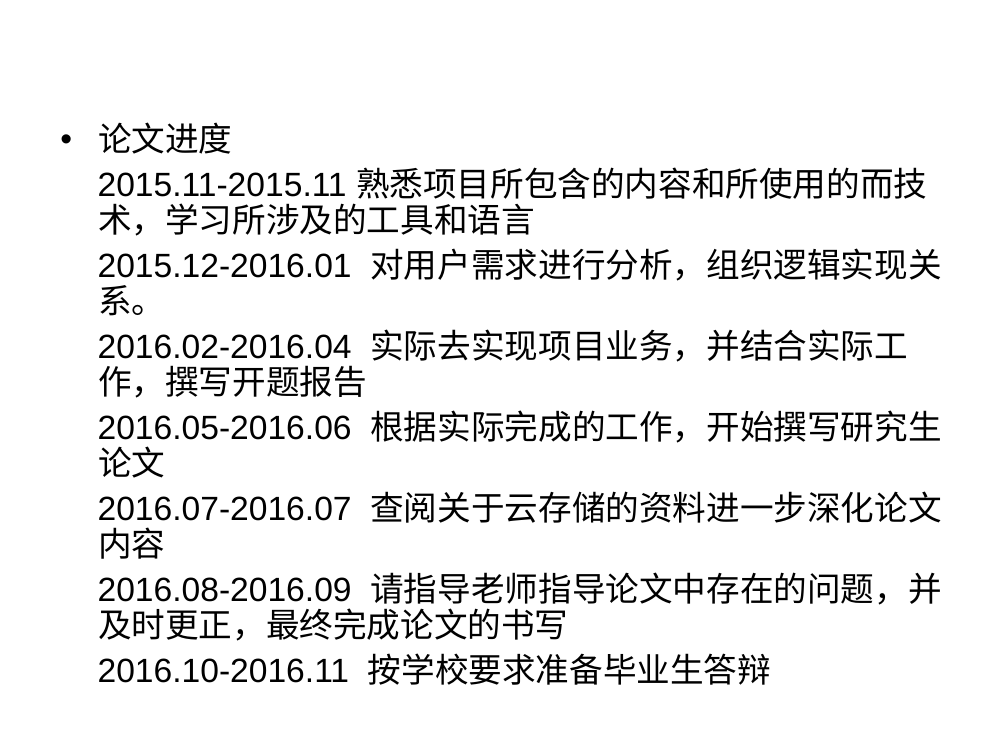
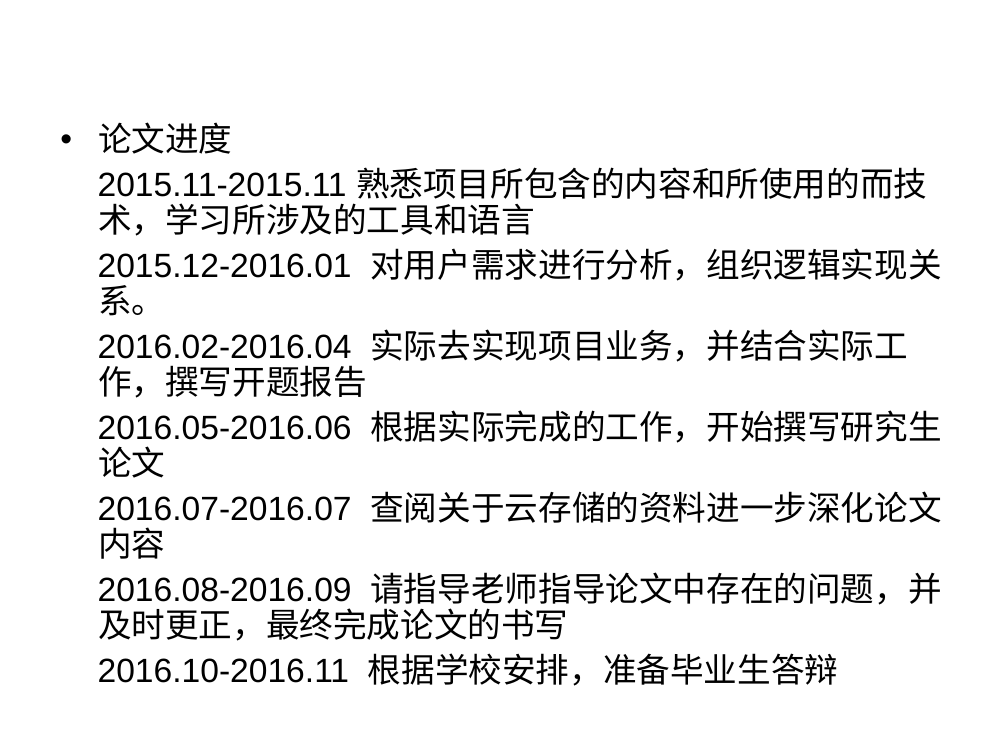
Before and after one commit to liaoliaoanxiao/mediumRepy, a slide deck: slide 13 of 中期答辩.ppt. Drawn at 1008x756 pixels with LibreOffice and Linux fonts; fonts in the diff are those of the drawing; background and template pictures are left out. Boxes give left, top, right and bottom in pixels: in the first picture for what was removed or moved away, otherwise in the second. Text is boxed around its words. In the diff, an @@ line names an element or a change of style, - is before the commit and + after.

```diff
--- a/中期答辩.ppt
+++ b/中期答辩.ppt
@@ text at [98, 653, 838, 686]: text changed @@
-2016.10-2016.11 按学校要求准备毕业生答辩
+2016.10-2016.11 根据学校安排，准备毕业生答辩
```
Also in this commit, not shown: 6 other slides changed, 1 slide added, 1 slide removed.
